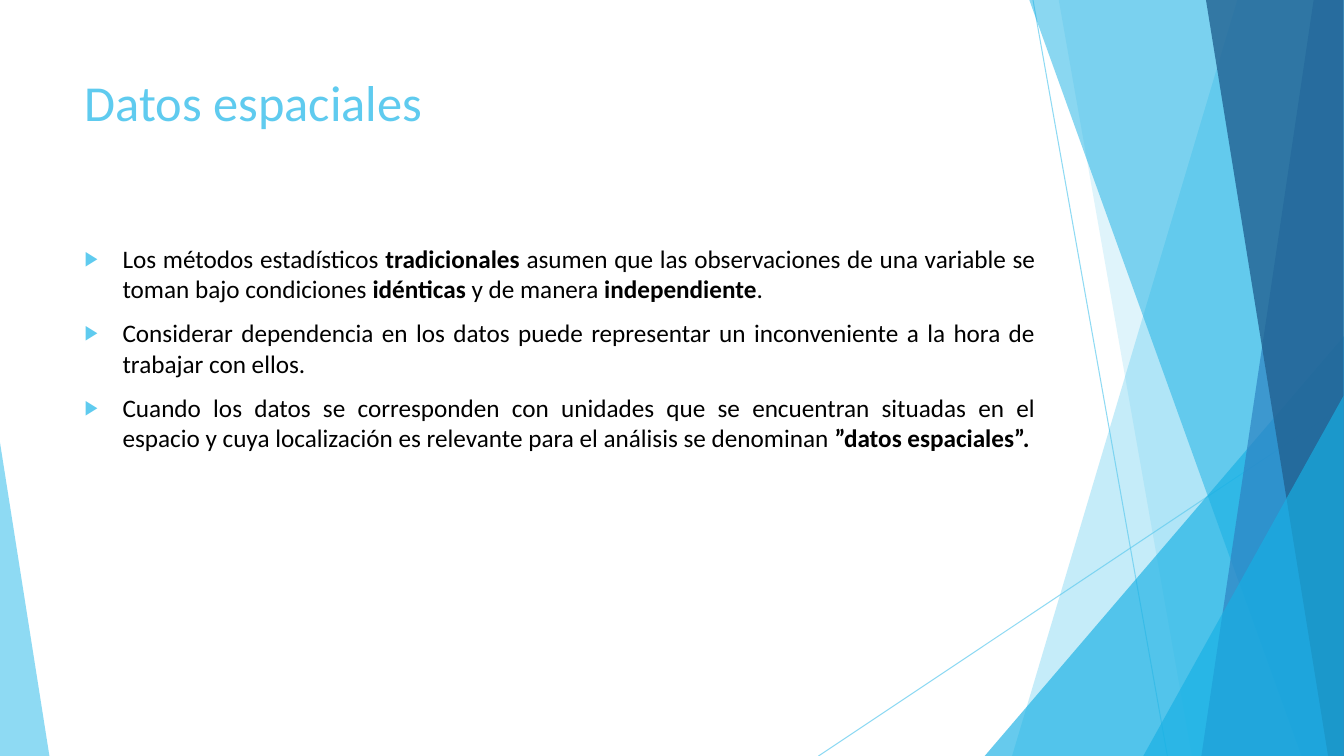
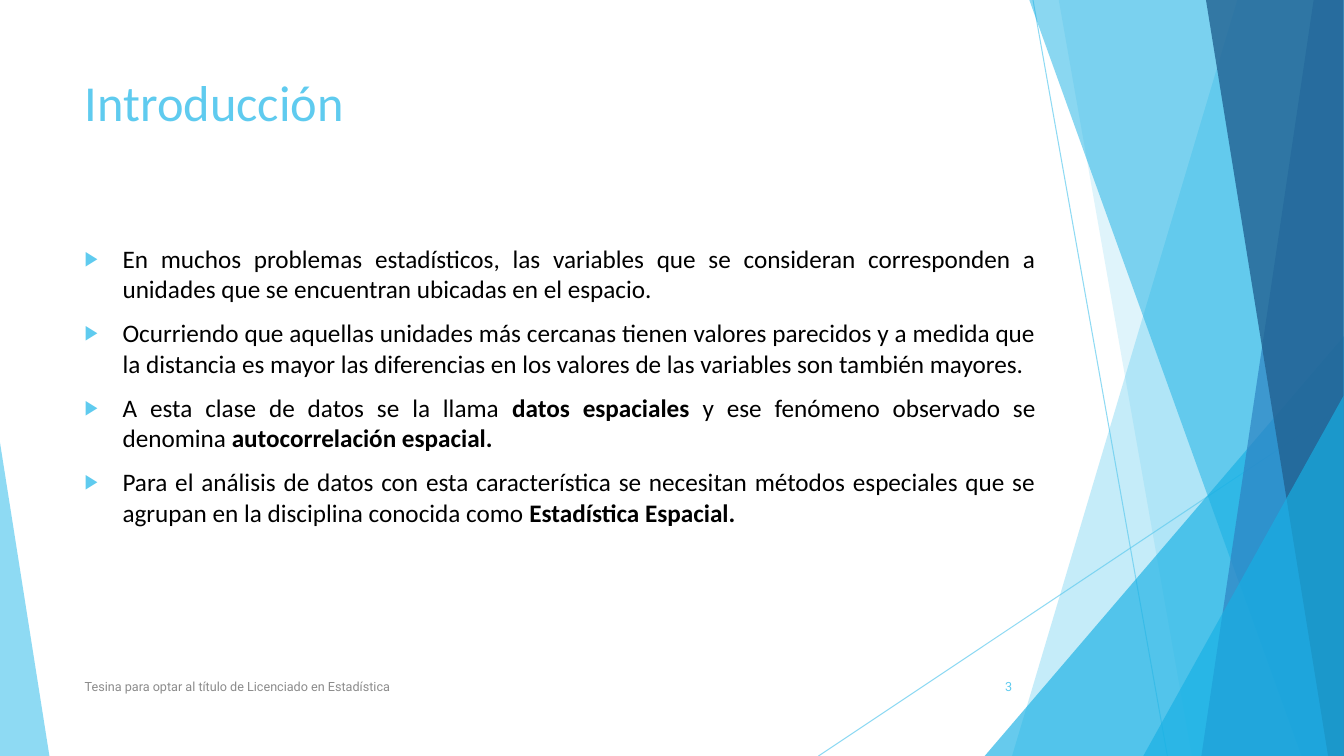
Before and after one commit to Seferra18/Tesina, a slide deck: slide 3 of ppt.pptx. Drawn at 1344x756 pixels with LibreOffice and Linux fonts; fonts in the diff are those of the drawing. Boxes give left, top, right and bottom in pixels: in the first picture for what was removed or moved away, otherwise in the second. Text is boxed around its words. In the diff, an @@ line names an element or a change of style, - is before the commit and + after.

Commit message:
Para compartir

```diff
--- a/ppt.pptx
+++ b/ppt.pptx
@@ title at (85, 86, 344, 122): text changed @@
-Datos espaciales
+Introducción
@@ text at (123, 250, 1035, 527): text changed @@
-▶ Los métodos estadísticos tradicionales asumen que las observaciones de una variable se toman bajo condiciones idénticas y de manera independiente.
-▶ Considerar dependencia en los datos puede representar un inconveniente a la hora de trabajar con ellos.
-▶ Cuando los datos se corresponden con unidades que se encuentran situadas en el espacio y cuya localización es relevante para el análisis se denominan ”datos espaciales”.
+▶ En muchos problemas estadísticos, las variables que se consideran corresponden a unidades que se encuentran ubicadas en el espacio.
+▶ Ocurriendo que aquellas unidades más cercanas tienen valores parecidos y a medida que la distancia es mayor las diferencias en los valores de las variables son también mayores.
+▶ A esta clase de datos se la llama datos espaciales y ese fenómeno observado se denomina autocorrelación espacial.
+▶ Para el análisis de datos con esta característica se necesitan métodos especiales que se agrupan en la disciplina conocida como Estadística Espacial.
@@ text added at (85, 681, 390, 694), 9 pt, text #8C8C8C @@
+Tesina para optar al título de Licenciado en Estadística
@@ page number added at (1005, 682, 1012, 691), 9 pt, text #5FCBEF @@
+3
```
Also in this commit, not shown: 24 other slides changed, 18 slides added, 7 slides removed.
